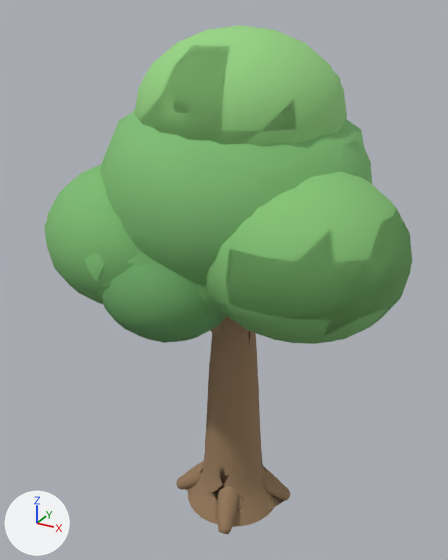
The glTF model rust-ra2/assets/models/props/tree_temperate.glb: old version first, new version second.
Before and after are seen from a 50 mm camera at (1.2, -2.28, 2.36) aimed at (-0.06, 0.02, 1.21). The lights are fixed; the arrows at lower left show +X, +Y and +Z. The picture after the commit comes second. Where no turn or scale is listed for an object, it has been applied to the vertices. Vertices at exactly the same position are counted once.

In view in the first picture: 'Hull', 'Hull_LOD1'.
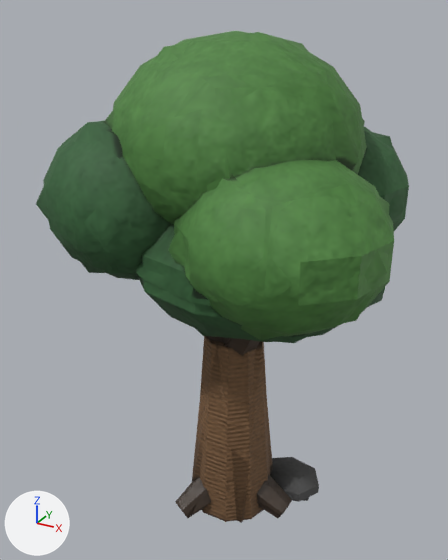
What changed in the scene script:
```text
Add mat_ra2_cyclespbr:
    mat_ra2_cyclespbr = bpy.data.materials.new('RA2_CyclesPBR')
    # uses the picture img_ra2_base_color
    # uses the picture img_ra2_emissive
    # uses the picture img_ra2_normal
    # uses the picture img_ra2_orm
Change me_tree_temperate_mesh:
    remove me_tree_temperate_mesh.from_pydata(...)  # 3517 vertices, 6644 faces; spans x -0.76..0.8, y -0.6..0.72, z -0.01..2.3
    remove me_tree_temperate_mesh.materials.append(mat_propprimary)
    remove me_tree_temperate_mesh.materials.append(mat_vertexpalettesurface)
    add me_tree_temperate_mesh.from_pydata(...)  # 618 vertices, 1176 faces; spans x -0.75..0.75, y -0.64..0.71, z 0.0..2.28
    me_tree_temperate_mesh part 1: a new loose piece, a 10-sided cut cone along z (radius 0.21 at the low end, 0.14 at the high end) spanning x -0.21..0.21, y -0.2..0.2, z 0.0..0.96, in mat_ra2_cyclespbr
    me_tree_temperate_mesh part 2: a new loose piece, a UV sphere (12 segments, 7 rings, poles along z) spanning x -0.07..0.75, y -0.64..0.12, z 1.22..1.9, in mat_ra2_cyclespbr
    me_tree_temperate_mesh part 3: a new loose piece, a UV sphere (12 segments, 7 rings, poles along z) spanning x -0.75..0.03, y -0.59..0.15, z 1.28..1.96, in mat_ra2_cyclespbr
    me_tree_temperate_mesh part 4: a new loose piece, a UV sphere (12 segments, 7 rings, poles along z) spanning x -0.13..0.65, y -0.03..0.71, z 1.28..1.92, in mat_ra2_cyclespbr
    me_tree_temperate_mesh part 5: a new loose piece, a UV sphere (14 segments, 8 rings, poles along z) spanning x -0.54..0.54, y -0.51..0.51, z 1.4..2.28, in mat_ra2_cyclespbr
    me_tree_temperate_mesh part 6: a new loose piece, a UV sphere (12 segments, 7 rings, poles along z) spanning x -0.41..0.69, y -0.57..0.49, z 1.08..1.76, in mat_ra2_cyclespbr
    me_tree_temperate_mesh part 7: the loose piece of 198 vertices spanning x -0.37..0.06, y -0.24..0.07, z 0.9..1.41 is rebuilt with 14 vertices and now spans x -0.4..0.09, y -0.26..0.1, z 0.87..1.57, in mat_ra2_cyclespbr
    me_tree_temperate_mesh part 8: the loose piece of 198 vertices spanning x -0.06..0.39, y -0.2..0.07, z 0.94..1.47 is rebuilt with 14 vertices and now spans x -0.08..0.38, y -0.31..0.09, z 0.82..1.51, in mat_ra2_cyclespbr
    me_tree_temperate_mesh part 9: the loose piece of 198 vertices spanning x 0.02..0.29, y -0.03..0.13, z -0.01..0.21 is rebuilt with 14 vertices and now spans x -0.05..0.33, y -0.1..0.11, z 0.0..0.27, in mat_ra2_cyclespbr
    me_tree_temperate_mesh part 10: a new loose piece of 30 vertices spanning x 0.09..0.41, y 0.04..0.32, z 0.0..0.14, in mat_ra2_cyclespbr
    me_tree_temperate_mesh part 11: a new loose piece of 14 vertices spanning x -0.2..0.09, y -0.3..0.07, z 0.0..0.27, in mat_ra2_cyclespbr
    me_tree_temperate_mesh part 12: 10 loose pieces with 2329 vertices, spanning x -0.76..0.8, y -0.6..0.72, z -0.01..2.3, are deleted
    other edits to the shape of me_tree_temperate_mesh do not show in these pictures
    add me_tree_temperate_mesh.materials.append(mat_ra2_cyclespbr)
Change me_tree_temperate_mesh_lod1:
    remove me_tree_temperate_mesh_lod1.from_pydata(...)  # 696 vertices, 1699 faces; spans x -0.76..0.8, y -0.6..0.72, z -0.01..2.3
    remove me_tree_temperate_mesh_lod1.materials.append(mat_propprimary)
    remove me_tree_temperate_mesh_lod1.materials.append(mat_vertexpalettesurface)
    add me_tree_temperate_mesh_lod1.from_pydata(...)  # 177 vertices, 294 faces; spans x -0.76..0.76, y -0.66..0.73, z 0.0..2.28
    me_tree_temperate_mesh_lod1 part 13: the loose piece of 50 vertices spanning x -0.56..0.57, y -0.56..0.56, z 1.21..2.12 is rebuilt with 26 vertices and now spans x -0.52..0.55, y -0.51..0.51, z 1.4..2.28, in mat_ra2_cyclespbr
    me_tree_temperate_mesh_lod1 part 14: 1 vertex moved within x 0.26, y 0.29, z 1.14; 645 vertices removed from x -0.76..0.8, y -0.6..0.72, z -0.01..2.3; 150 vertices added at x -0.76..0.76, y -0.66..0.73, z 0.0..2.06
    add me_tree_temperate_mesh_lod1.materials.append(mat_ra2_cyclespbr)
```

Location of each change, [x1, y1, x2, y2] in pixels of the pictures (448 x 560 px):
'Hull', reshaped, recoloured: before [45, 25, 412, 534]; after [43, 31, 409, 522]
'Hull_LOD1', reshaped, recoloured: before [44, 26, 393, 534]; after [36, 32, 404, 523]
part 1 of me_tree_temperate_mesh, added (brown): after [197, 336, 270, 522]
part 2 of me_tree_temperate_mesh, added (green): after [174, 160, 394, 336]
part 3 of me_tree_temperate_mesh, added (green): after [43, 120, 170, 280]
part 4 of me_tree_temperate_mesh, added (green): after [358, 127, 409, 231]
part 5 of me_tree_temperate_mesh, added (green): after [112, 31, 367, 224]
part 6 of me_tree_temperate_mesh, added: after [138, 224, 385, 342]
part 7 of me_tree_temperate_mesh, rebuilt (mostly hidden): before [210, 325, 220, 334]; after [207, 336, 224, 342]
part 8 of me_tree_temperate_mesh, rebuilt (mostly hidden before): before [230, 319, 250, 333]; after [223, 338, 260, 356]
part 9 of me_tree_temperate_mesh, rebuilt: before [262, 467, 290, 501]; after [257, 475, 292, 518]
part 10 of me_tree_temperate_mesh, added: after [270, 457, 319, 502]
part 11 of me_tree_temperate_mesh, added: after [175, 477, 211, 518]
part 12 of me_tree_temperate_mesh, deleted (green): before [45, 25, 412, 534]
part 13 of me_tree_temperate_mesh_lod1, rebuilt (8% shorter): before [102, 114, 365, 286]; after [103, 32, 365, 191]
part 14 of me_tree_temperate_mesh_lod1, built on: before [44, 26, 393, 534]; after [36, 121, 404, 523]
